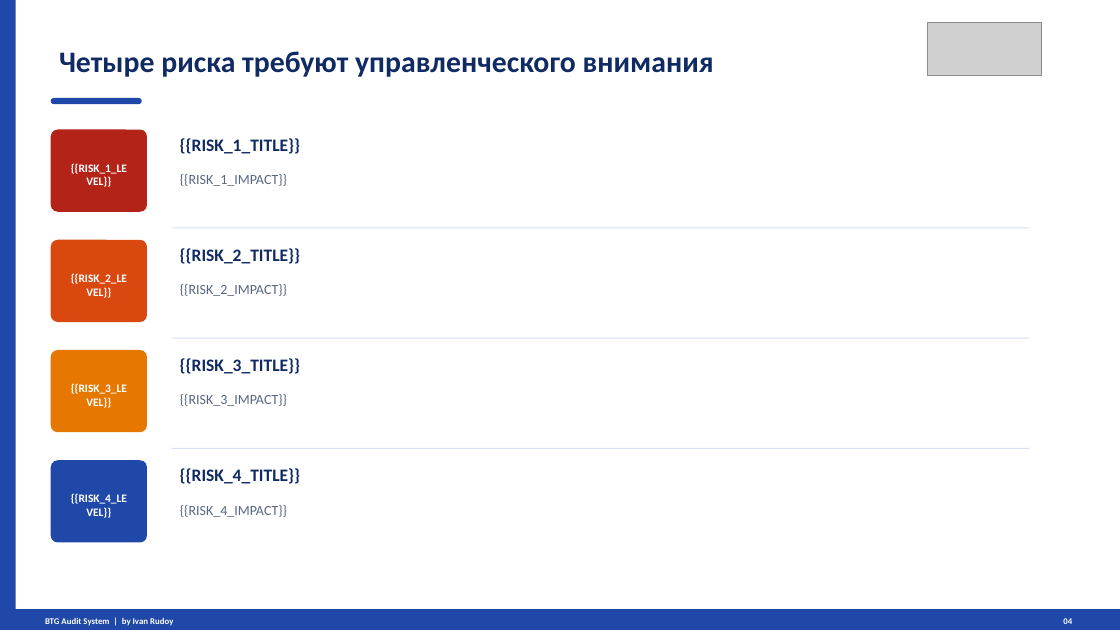
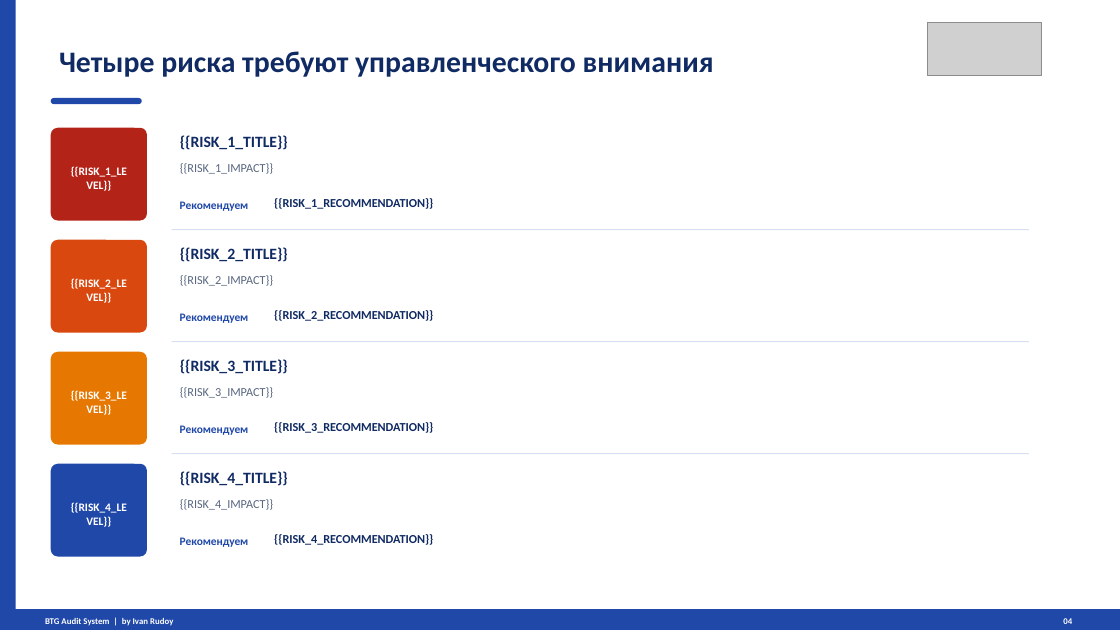
Before and after one commit to irudoy1982/Test, a slide deck: slide 4 of static/audit_presentation_btg.pptx. Drawn at 1120x630 pixels with LibreOffice and Linux fonts; fonts in the diff are those of the drawing; grey boxes stand for pictures. Boxes give left, top, right and bottom in pixels: in the first picture for what was removed or moved away, otherwise in the second. Text is boxed around its words. In the diff, an @@ line names an element or a change of style, - is before the commit and + after.

Commit message:
Refine presentation recommendations and narrative

```diff
--- a/static/audit_presentation_btg.pptx
+++ b/static/audit_presentation_btg.pptx
@@ rounded rectangle: place and size @@
-rounded rectangle at [50, 129, 147, 212]
+rounded rectangle at [50, 128, 147, 220]
@@ text "{{RISK_1_IMPACT}}": place and size @@
-text "{{RISK_1_IMPACT}}" at [180, 174, 287, 186]
+text "{{RISK_1_IMPACT}}" at [180, 163, 273, 174]
@@ text added at [180, 201, 249, 211], 9.8 pt, text #2048A8, bold @@
+Рекомендуем
@@ text added at [274, 198, 433, 209], 10.5 pt, text #102A63, bold @@
+{{RISK_1_RECOMMENDATION}}
@@ rounded rectangle: place and size @@
-rounded rectangle at [50, 239, 147, 322]
+rounded rectangle at [50, 239, 147, 332]
@@ size 15 to 13.5 pt in 4 elements at [180, 135, 288, 150], [180, 359, 288, 374], [180, 471, 288, 486], [180, 247, 288, 262] @@
@@ size 12 to 10.5 pt in 4 elements at [180, 163, 273, 174], [180, 499, 273, 510], [180, 387, 273, 398], [180, 275, 273, 286] @@
@@ text "{{RISK_2_IMPACT}}": place and size @@
-text "{{RISK_2_IMPACT}}" at [180, 284, 287, 296]
+text "{{RISK_2_IMPACT}}" at [180, 275, 273, 286]
@@ text added at [180, 313, 249, 323], 9.8 pt, text #2048A8, bold @@
+Рекомендуем
@@ text added at [274, 310, 433, 321], 10.5 pt, text #102A63, bold @@
+{{RISK_2_RECOMMENDATION}}
@@ rounded rectangle: place and size @@
-rounded rectangle at [50, 350, 147, 433]
+rounded rectangle at [50, 352, 147, 444]
@@ text added at [180, 425, 249, 435], 9.8 pt, text #2048A8, bold @@
+Рекомендуем
@@ text added at [274, 422, 433, 433], 10.5 pt, text #102A63, bold @@
+{{RISK_3_RECOMMENDATION}}
@@ proportions changed in 4 elements at [50, 128, 147, 220], [50, 239, 147, 332], [50, 352, 147, 444], [50, 464, 147, 556] @@
@@ rounded rectangle: place and size @@
-rounded rectangle at [50, 460, 147, 543]
+rounded rectangle at [50, 464, 147, 556]
@@ 2 texts, 1 rectangle: place and size @@
-2 texts, 1 rectangle at [71, 273, 1029, 449]
+2 texts, 1 rectangle at [71, 278, 1029, 455]
@@ text "{{RISK_4_LEVEL}}": place and size @@
-text "{{RISK_4_LEVEL}}" at [71, 493, 127, 504]
+text "{{RISK_4_LEVEL}}" at [71, 502, 127, 513]
@@ text added at [180, 537, 249, 547], 9.8 pt, text #2048A8, bold @@
+Рекомендуем
@@ text added at [274, 534, 433, 545], 10.5 pt, text #102A63, bold @@
+{{RISK_4_RECOMMENDATION}}
```
Also in this commit, not shown: 2 other slides changed, 1 slide added, 1 slide removed, 7 other files.
